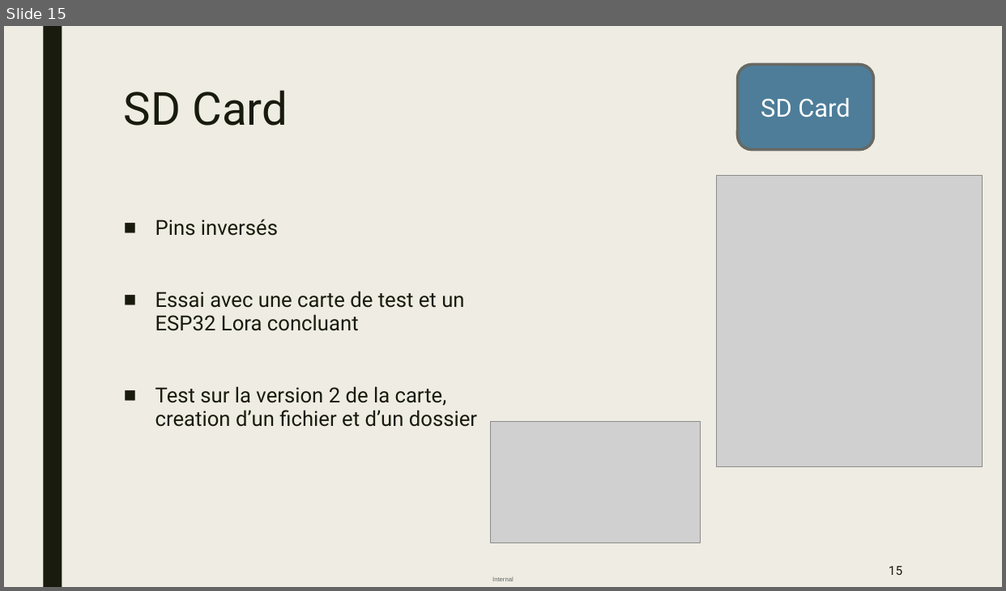
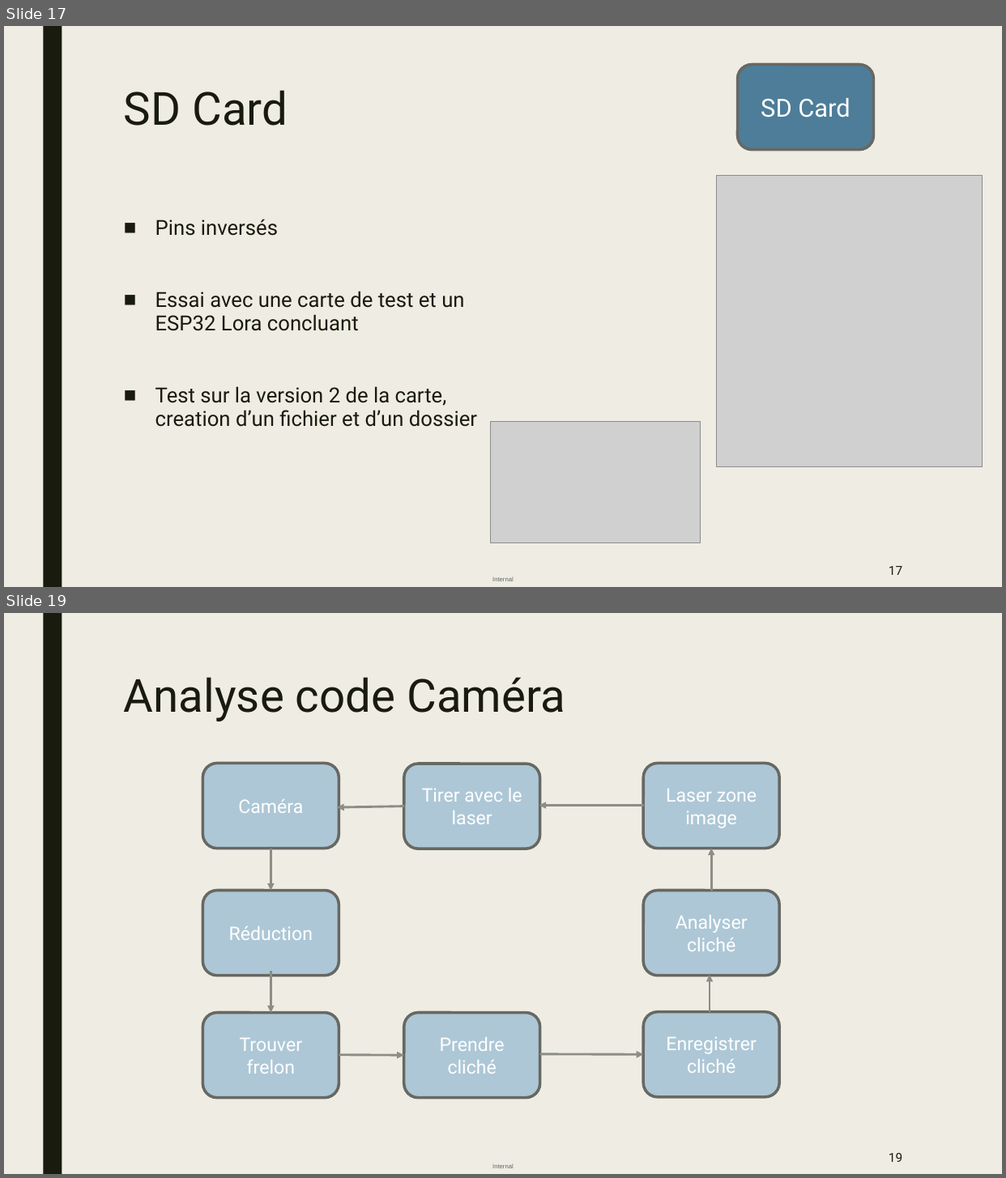
Before and after one commit to antopoid/Projet-frelons, a slide deck: Présentation_soutenance.pptx. Shown one above the other, each under a label of ours: slide 15 before the commit, slides 17 and 19 after it; the slides between them are not shown. The pictures are 1006x591 and 1006x1178 pixels, drawn with LibreOffice and Linux fonts; fonts in the diff are those of the drawing; grey boxes stand for pictures. Boxes give left, top, right and bottom in pixels: in the first picture for what was removed or moved away, otherwise in the second. Text is boxed around its words. In the diff, an @@ line names an element or a change of style, - is before the commit and + after.

```diff
--- a/Présentation_soutenance.pptx
+++ b/Présentation_soutenance.pptx
@@ slide 19 added at box(4, 613, 1002, 1174), background #EFEDE3; not listed: 2 template elements that a slide beside it also shows @@
@@ title added at box(124, 677, 565, 722), 44 pt, text #191B0E @@
+Analyse code Caméra
@@ rounded rectangle added at box(203, 764, 339, 849), fill #ADC7D6, outline #686863 2.75 pt, 18 pt, text #FFFFFF @@
+Caméra
@@ rounded rectangle added at box(404, 764, 540, 849), fill #ADC7D6, outline #686863 2.75 pt, 18 pt, text #FFFFFF @@
+Tirer avec le laser
@@ rounded rectangle added at box(643, 764, 780, 849), fill #ADC7D6, outline #686863 2.75 pt, 18 pt, text #FFFFFF @@
+Laser zone image
@@ arrow added from (404, 806) to (337, 807), #8C8D86 2.25 pt @@
@@ arrow added from (644, 806) to (539, 806), #8C8D86 2.25 pt @@
@@ arrow added from (270, 849) to (270, 891), #8C8D86 2.25 pt @@
@@ arrow added from (711, 891) to (711, 849), #8C8D86 2.25 pt @@
@@ rounded rectangle added at box(203, 891, 339, 976), fill #ADC7D6, outline #686863 2.75 pt, 18 pt, text #FFFFFF @@
+Réduction
@@ rounded rectangle added at box(643, 891, 780, 976), fill #ADC7D6, outline #686863 2.75 pt, 18 pt, text #FFFFFF @@
+Analyser cliché
@@ arrow added from (270, 971) to (270, 1013), #8C8D86 2.25 pt @@
@@ arrow added from (710, 1012) to (710, 975), #8C8D86 2.25 pt @@
@@ rounded rectangle added at box(203, 1013, 339, 1098), fill #ADC7D6, outline #686863 2.75 pt, 18 pt, text #FFFFFF @@
+Trouver frelon
@@ rounded rectangle added at box(404, 1013, 540, 1098), fill #ADC7D6, outline #686863 2.75 pt, 18 pt, text #FFFFFF @@
+Prendre cliché
@@ rounded rectangle added at box(643, 1012, 780, 1097), fill #ADC7D6, outline #686863 2.75 pt, 18 pt, text #FFFFFF @@
+Enregistrer cliché
@@ arrow added from (339, 1055) to (404, 1055), #8C8D86 2.25 pt @@
@@ arrow added from (540, 1054) to (643, 1054), #8C8D86 2.25 pt @@
@@ page number added at box(889, 1153, 902, 1162), 12 pt, text #191B0E @@
+19
@@ what was slide 15 is now slide 17 @@
@@ page number at box(889, 566, 902, 575): text changed @@
-15
+17
```
Also in this commit, not shown: 2 slides changed, 2 other slides added, 2 other files.
